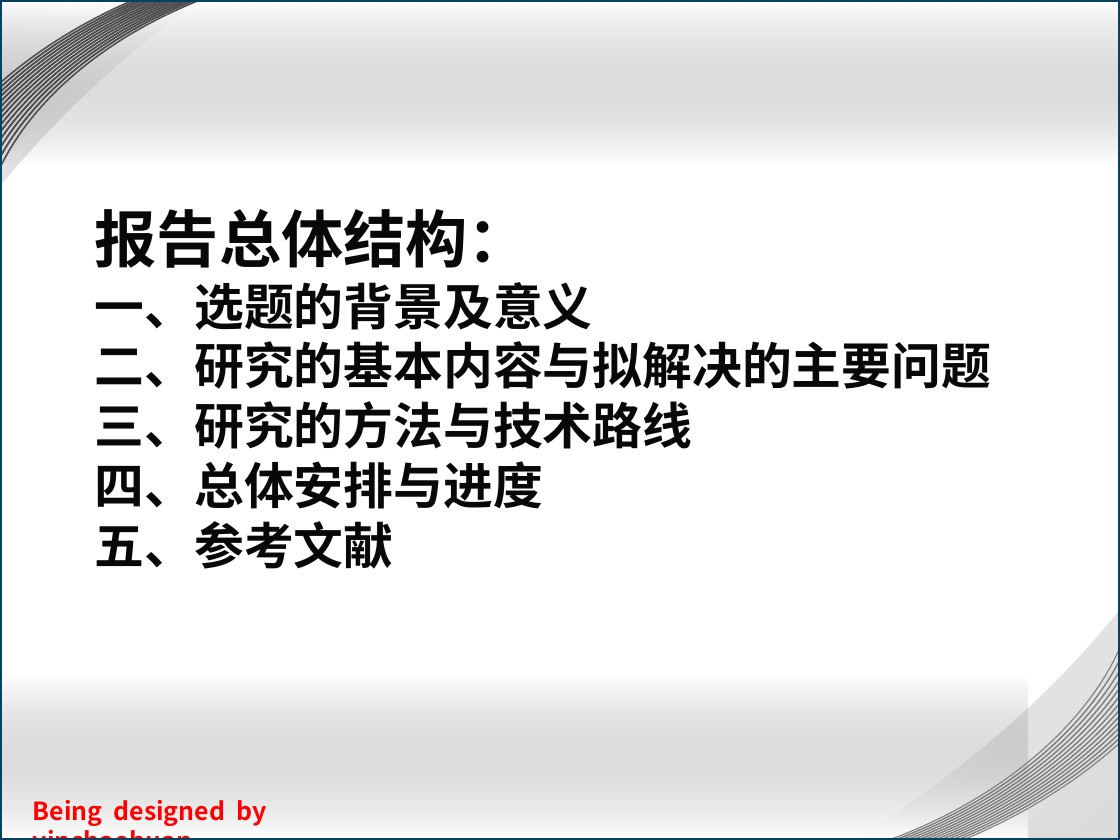
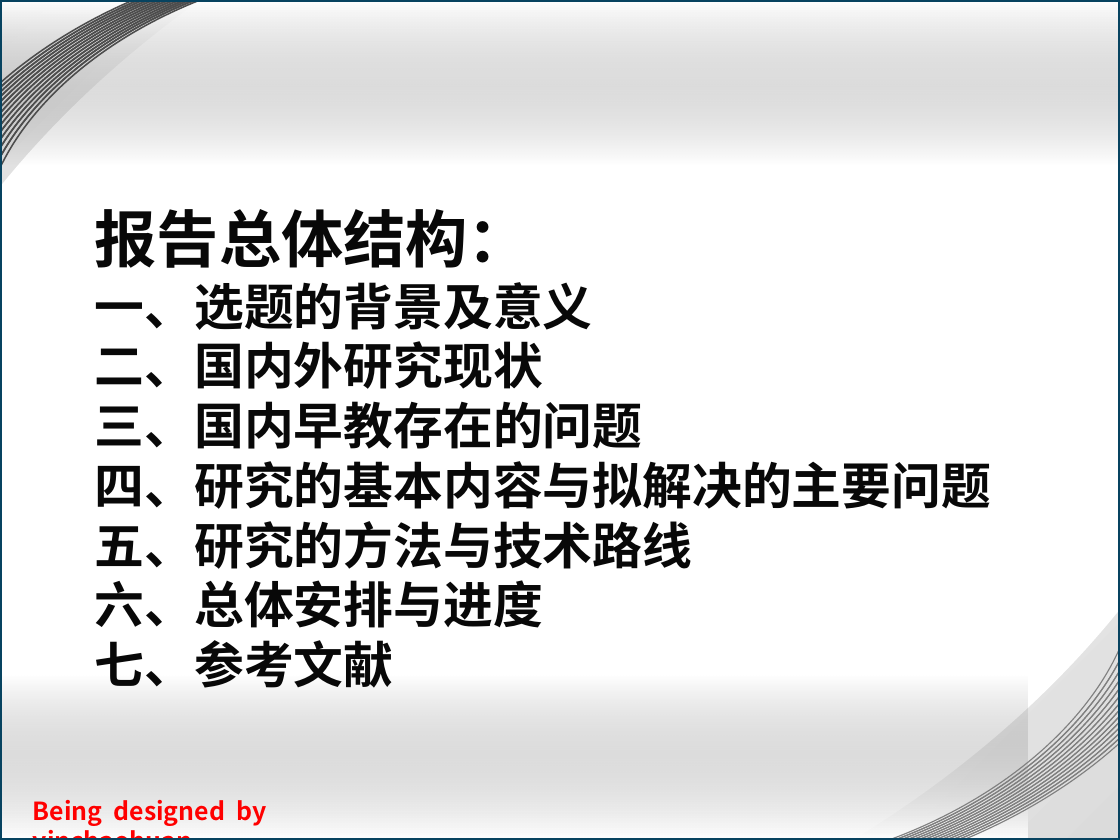
Before and after one commit to zhblue/zjicm2011, a slide deck: slide 2 of VoicePic__SystemDesign/progress/开题报告.ppt. Drawn at 1120x840 pixels with LibreOffice and Linux fonts; fonts in the diff are those of the drawing; background and template pictures are left out. Boxes give left, top, right and bottom in pixels: in the first picture for what was removed or moved away, otherwise in the second. Text is boxed around its words. In the diff, an @@ line names an element or a change of style, - is before the commit and + after.

```diff
--- a/VoicePic__SystemDesign/progress/开题报告.ppt
+++ b/VoicePic__SystemDesign/progress/开题报告.ppt
@@ text at box(95, 341, 991, 688): text changed @@
-二、研究的基本内容与拟解决的主要问题
-三、研究的方法与技术路线
-四、总体安排与进度
-五、参考文献
+二、国内外研究现状
+三、国内早教存在的问题
+四、研究的基本内容与拟解决的主要问题
+五、研究的方法与技术路线
+六、总体安排与进度
+七、参考文献
```
Also in this commit, not shown: 2 other slides changed, 1 slide added, 1 slide removed.
